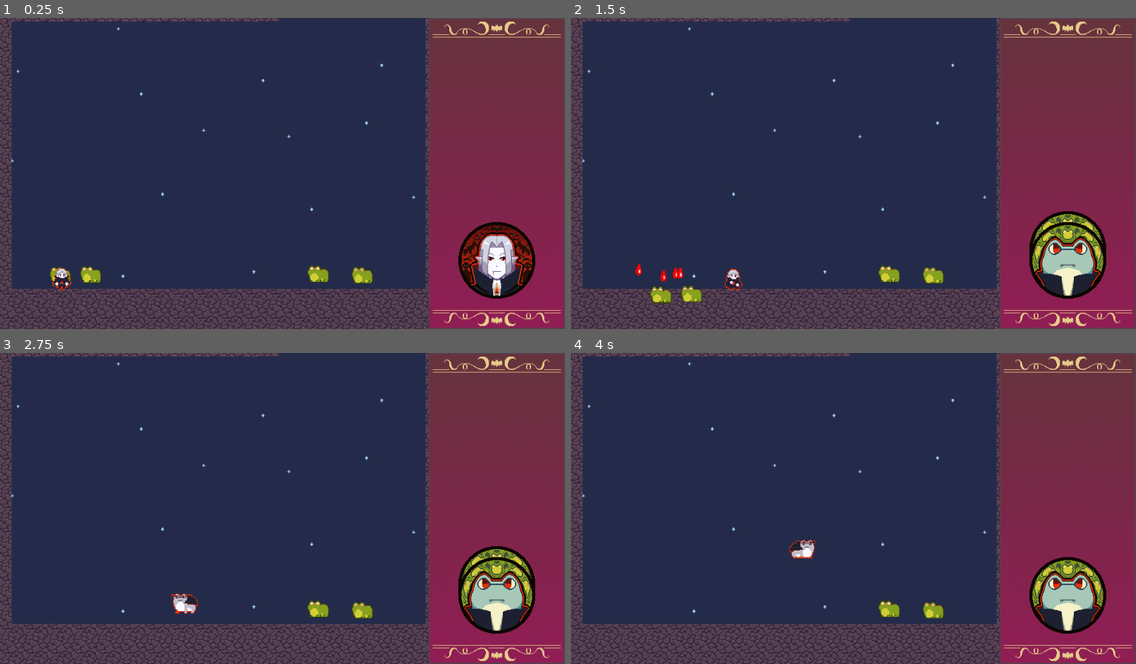
Above: before the commit, frames 1-4 (two rows, left to right).
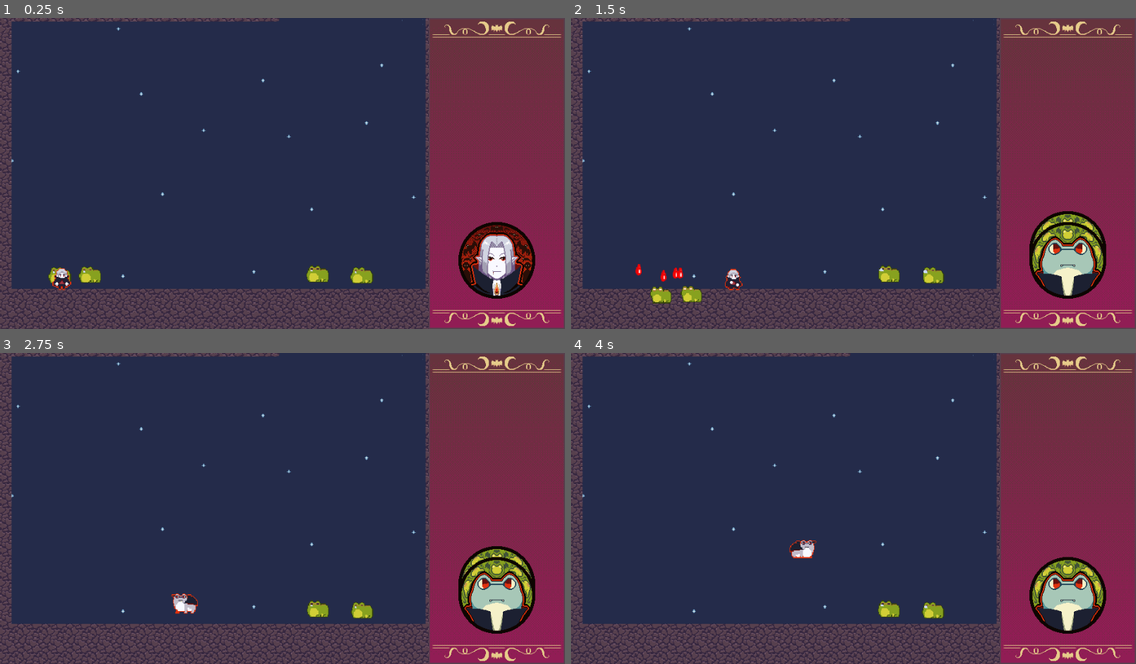
Above: after the commit, the same moments.

Repository: Wayfleh/GDC-Vampire-Platformer
Game: Godot game, scene res://Levels/testlevels/Gym01.tscn
The game is run twice, just before and just after one commit, with the same random seed, the same clock (stepped at 60 frames per second) and the same inputs. This scene is started directly instead of the project's main scene.
Inputs:
- Up to frame 1 (0.25 s): no input
- Up to frame 2 (1.5 s): tap Enter (ui_accept) at 0.5 s; hold D (right) from 0.53 s (still down); tap J (bite_dash) at 0.6 s; tap W (jump) at 0.77 s; tap Q (blood_cycle) at 1.35 s
- Up to frame 3 (2.75 s): tap W (jump) at 1.52 s; release D (right) at 2.03 s; hold A (left) from 2.03 s (still down); tap E (transform) at 2.1 s
- Up to frame 4 (4 s): release A (left) at 2.78 s; hold D (right) from 2.78 s (still down); tap J (bite_dash) at 2.85 s; tap W (jump) at 3.02, 3.77 s; tap Q (blood_cycle) at 3.6 s

The runs differ from the first frame. In frame 1, 0.1% of the frame differs, in the area x 8-65%, y 79-86%; in frame 2, less than 0.1%; in frame 3, less than 0.1%; in frame 4, less than 0.1%.

Commit message:
fixed bug with the animal snooze not playing

Diff:
--- a/untitled-vampire-game/Animals/animal.gd
+++ b/untitled-vampire-game/Animals/animal.gd
@@ -17,6 +17,10 @@
 func _ready():
 	add_to_group("animals")
 	print("Animal ready:", name, " group_count=", get_tree().get_nodes_in_group("animals").size())
+	if has_node("AnimatedSprite2D"):
+		var sprite = $AnimatedSprite2D
+		if sprite.sprite_frames and sprite.sprite_frames.has_animation("snooze"):
+			sprite.play("snooze")
 
 func _physics_process(delta: float) -> void:
 	if is_dead:
